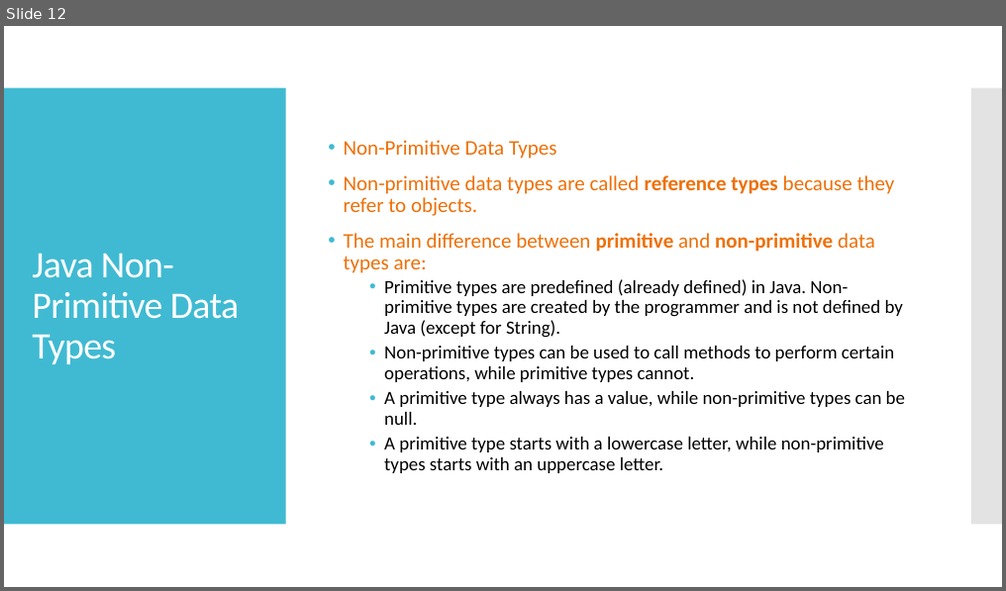
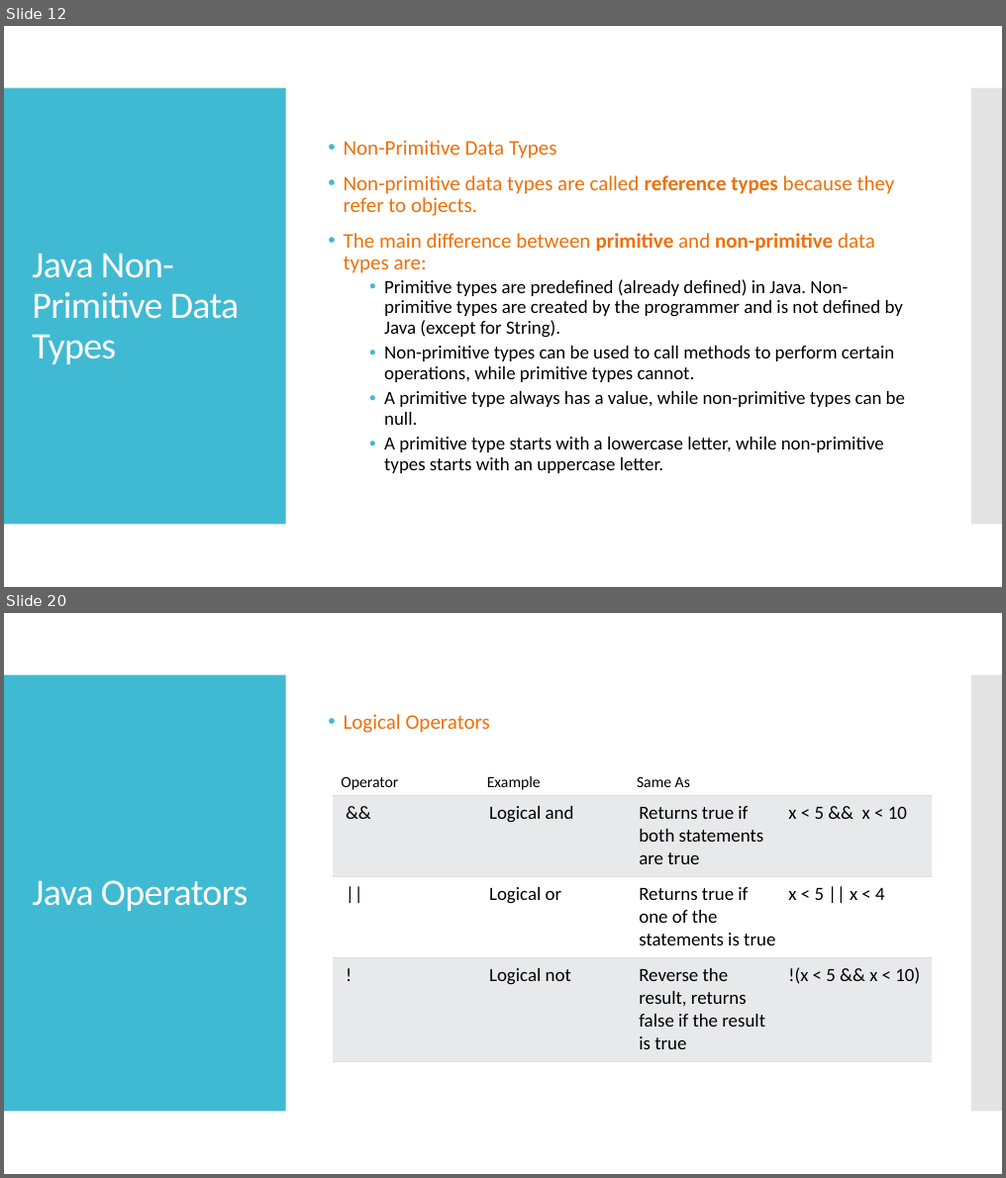
Before and after one commit to huutriGh/mnl_java, a slide deck: Java_day_2.pptx. Shown one above the other, each under a label of ours: slide 12 before the commit, slides 12 and 20 after it; the slides between them are not shown. The pictures are 1006x591 and 1006x1178 pixels, drawn with LibreOffice and Linux fonts; fonts in the diff are those of the drawing. Boxes give left, top, right and bottom in pixels: in the first picture for what was removed or moved away, otherwise in the second. Text is boxed around its words. In the diff, an @@ line names an element or a change of style, - is before the commit and + after.

Commit message:
update java_day2

```diff
--- a/Java_day_2.pptx
+++ b/Java_day_2.pptx
@@ slide 20 added at (4,613,1002,1174), background #FFFFFF; not listed: 2 template elements that a slide beside it also shows @@
@@ text added at (344,714,490,733), 20 pt, text #EE7008 @@
+• Logical Operators
@@ table added at (334,768,933,1079), 4 rows, 4 columns @@
+Operator | Example | Same As | 
+&& | Logical and | Returns true if both statements are true | x < 5 && x < 10
+|| | Logical or | Returns true if one of the statements is true | x < 5 || x < 4
+! | Logical not | Reverse the result, returns false if the result is true | !(x < 5 && x < 10)
@@ title added at (32,880,248,911), 36 pt, text #FFFFFF @@
+Java Operators
```
Also in this commit, not shown: 7 other slides added.
